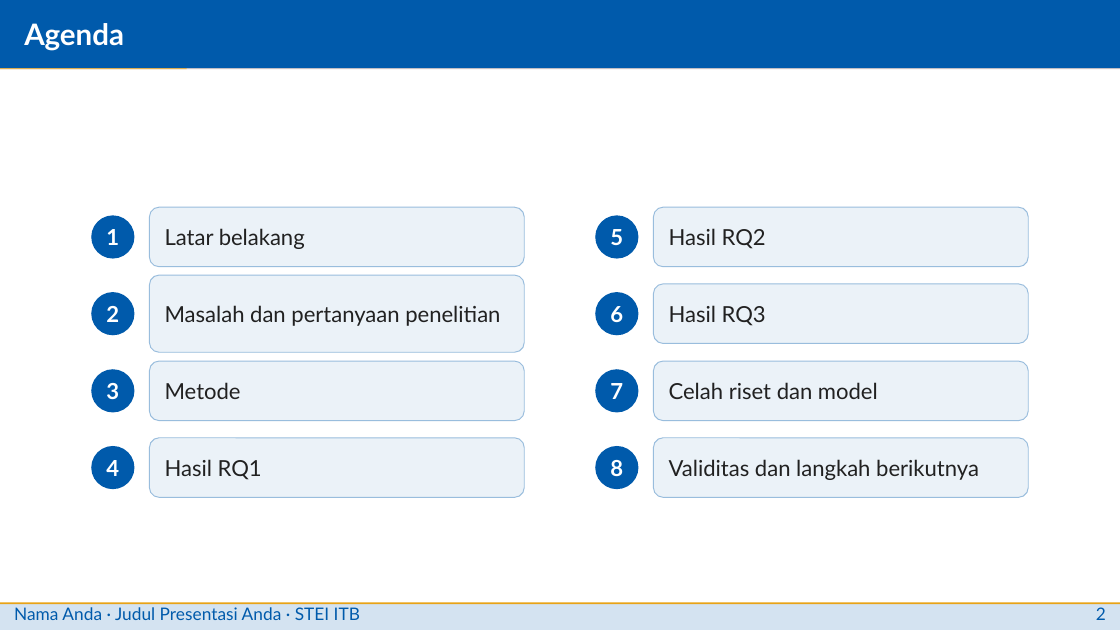
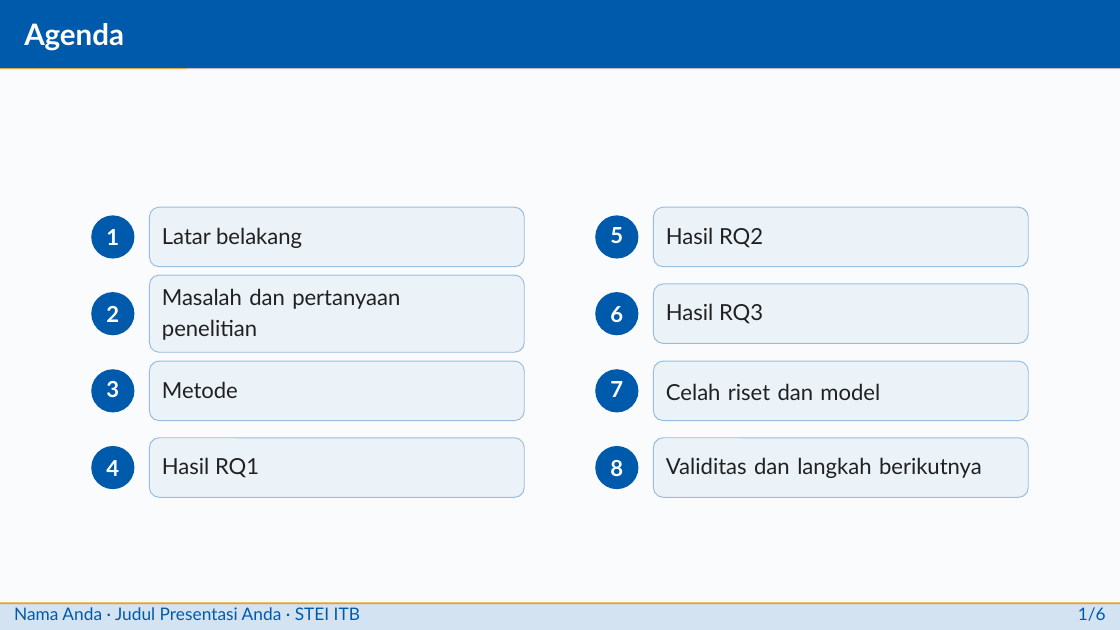
Before and after one commit to situkangsayur/deck-templates, a slide deck: slide 2 of itb-stei/libreoffice/contoh-itb.pptx. Drawn at 1120x630 pixels with LibreOffice and Linux fonts; fonts in the diff are those of the drawing; background and template pictures are left out. Boxes give left, top, right and bottom in pixels: in the first picture for what was removed or moved away, otherwise in the second. Text is boxed around its words. In the diff, an @@ line names an element or a change of style, - is before the commit and + after.

Commit message:
ITB STEI: ODP meniru persis contoh LaTeX (tabel booktabs, angka gaya lama, master penutup, latar)

```diff
--- a/itb-stei/libreoffice/contoh-itb.pptx
+++ b/itb-stei/libreoffice/contoh-itb.pptx
@@ background #FFFFFF to #FAFBFD @@
@@ text in rounded rectangle at (162,288,400,340): text changed @@
-Masalah dan pertanyaan penelitian
+Masalah dan pertanyaan
+penelitian
@@ line spacing 1 to 20.1pt in 7 elements at (149,207,524,267), (149,361,524,420), (149,438,524,497), (653,207,1028,267), (653,284,1028,344), (653,361,1028,420), (653,438,1028,497) @@
@@ text at (1078,607,1106,621): text changed @@
-2
+1/6
```
Also in this commit, not shown: 8 other slides changed, 1 slide added, 1 slide removed, 5 other files.
